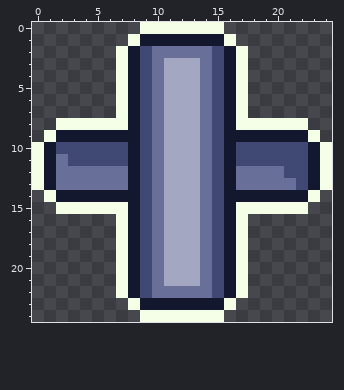
Pixel-art file -- Assets/Sprites/UI/Slider.aseprite. Above, as it was before the edit.
25x25 pixels, 1 frame.
The same view after the edit:
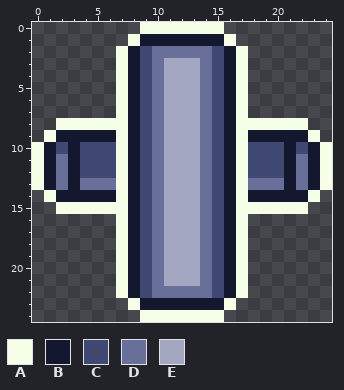
Palette (. is transparent): A #f5ffe8  B #14182e  C #404973  D #686f99  E #a3a7c2
The exact change:
--- layer "Layer 2"
@@ x 0..24 @@
  8 ..AAAAAABCDEEEDCBAAAAAA..
- 9 .ABBBBBBBCDEEEDCBBBBBBBA.
-10 ABCCCCCCBCDEEEDCBCCCCCCBA
-11 ABDCCCCCBCDEEEDCBCCCCCCBA
-12 ABDDDDDDBCDEEEDCBDDDDCCBA
-13 ABDDDDDDBCDEEEDCBDDDDDCBA
-14 .ABBBBBBBCDEEEDCBBBBBBBA.
+ 9 .ABBBBBABCDEEEDCBABBBBBA.
+10 ABCBCCCABCDEEEDCBACCCBCBA
+11 ABDBCCCABCDEEEDCBACCCBDBA
+12 ABDBCCCABCDEEEDCBACCCBDBA
+13 ABDBDDDABCDEEEDCBADDDBDBA
+14 .ABBBBBABCDEEEDCBABBBBBA.
 15 ..AAAAAABCDEEEDCBAAAAAA..
